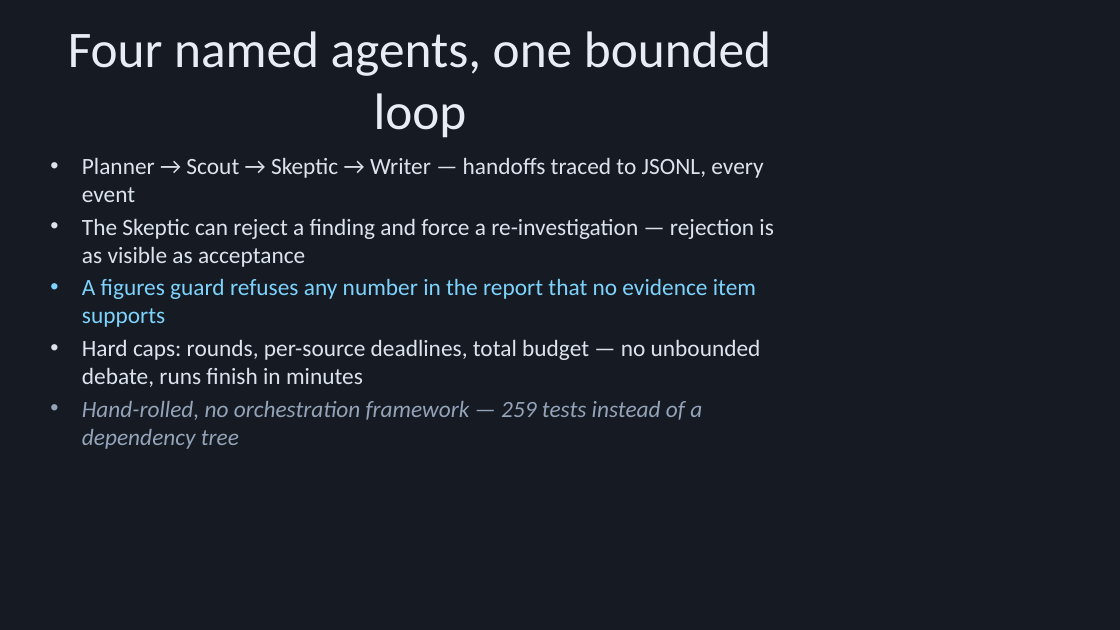
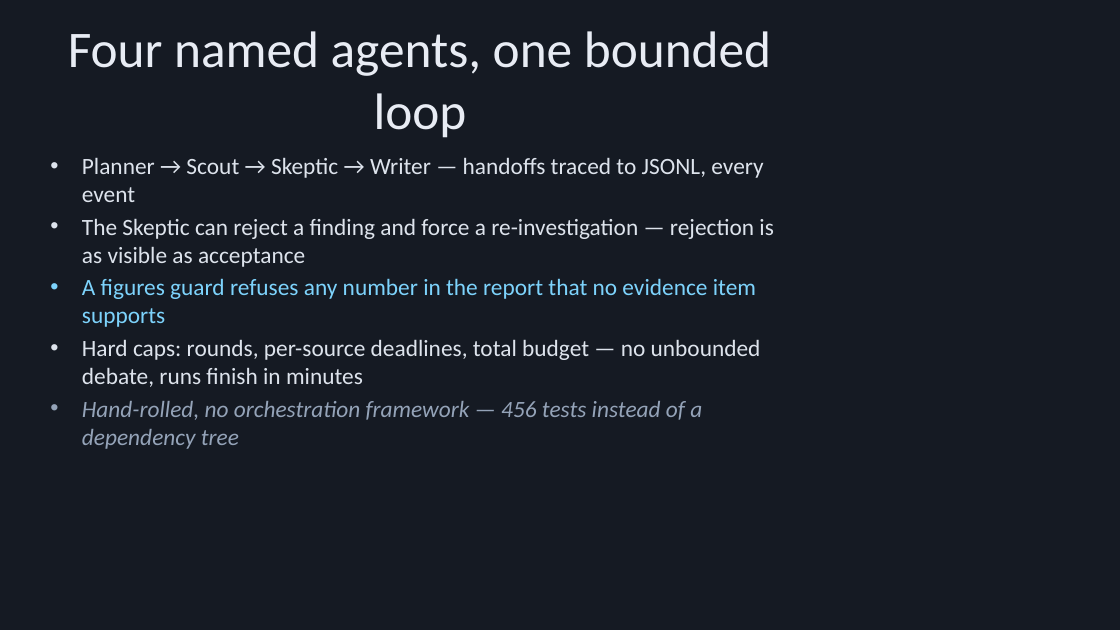
Before and after one commit to antnoumous/antynomoushackathon26, a slide deck: slide 3 of docs/demo/driftwatch-deck.pptx. Drawn at 1120x630 pixels with LibreOffice and Linux fonts; fonts in the diff are those of the drawing. Boxes give left, top, right and bottom in pixels: in the first picture for what was removed or moved away, otherwise in the second. Text is boxed around its words. In the diff, an @@ line names an element or a change of style, - is before the commit and + after.

```diff
--- a/docs/demo/driftwatch-deck.pptx
+++ b/docs/demo/driftwatch-deck.pptx
@@ text at [82,401,702,449]: text changed @@
-• Hand-rolled, no orchestration framework — 259 tests instead of a dependency tree
+• Hand-rolled, no orchestration framework — 456 tests instead of a dependency tree
```
Also in this commit, not shown: 2 other slides changed, 1 slide added, 15 other files.
